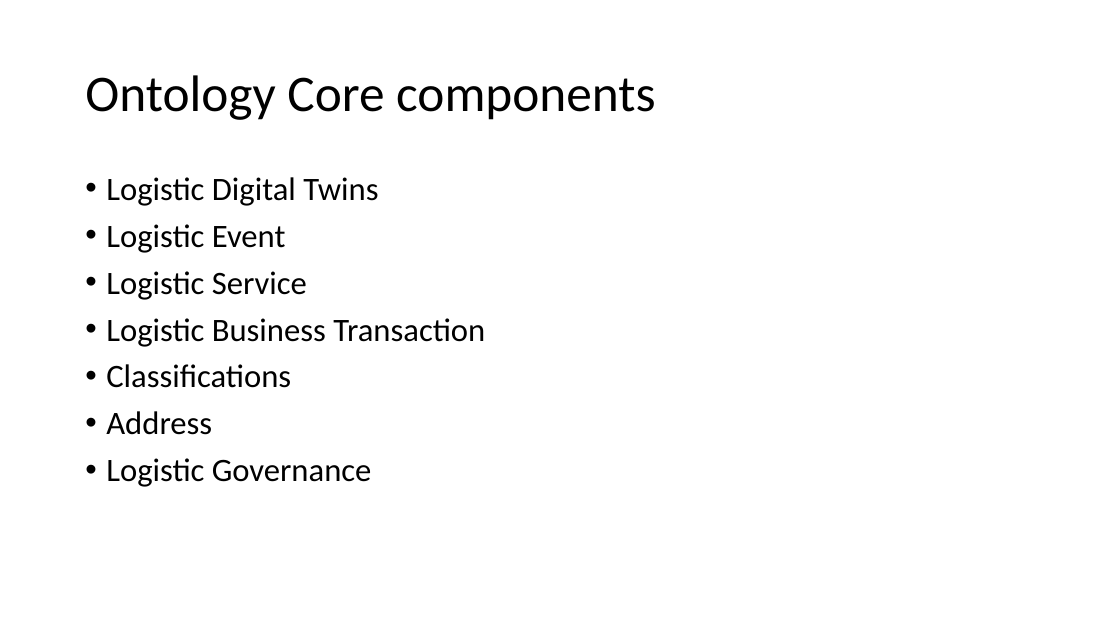
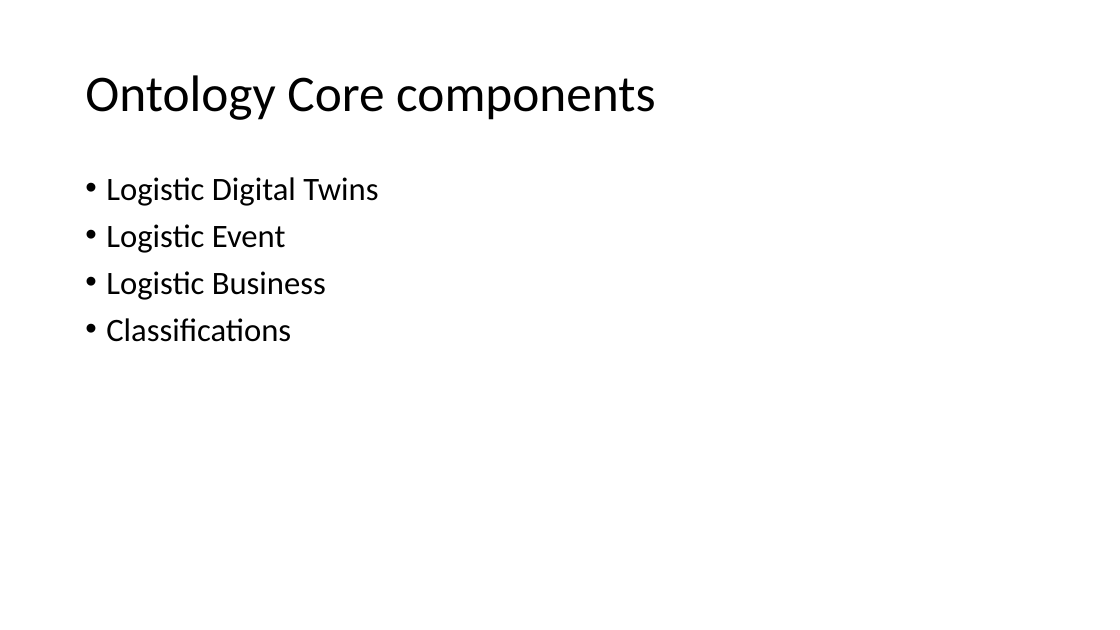
Before and after one commit to federatedplatforms/FEDeRATED-Semantic-Model, a slide deck: slide 6 of Presentation/Logistic_KnowledgeGraph.pptx (slide 5 before the commit). Drawn at 1120x630 pixels with LibreOffice and Linux fonts; fonts in the diff are those of the drawing. Boxes give left, top, right and bottom in pixels: in the first picture for what was removed or moved away, otherwise in the second. Text is boxed around its words. In the diff, an @@ line names an element or a change of style, - is before the commit and + after.

```diff
--- a/Presentation/Logistic_KnowledgeGraph.pptx
+++ b/Presentation/Logistic_KnowledgeGraph.pptx
@@ text at bbox=[106, 271, 326, 300]: text changed @@
-• Logistic Service
-• Logistic Business Transaction
+• Logistic Business
@@ text at bbox=[106, 411, 372, 487]: paragraphs removed @@
-• Address
-• Logistic Governance
```
Also in this commit, not shown: 2 other slides changed, 1 slide added, 2 slides removed.
